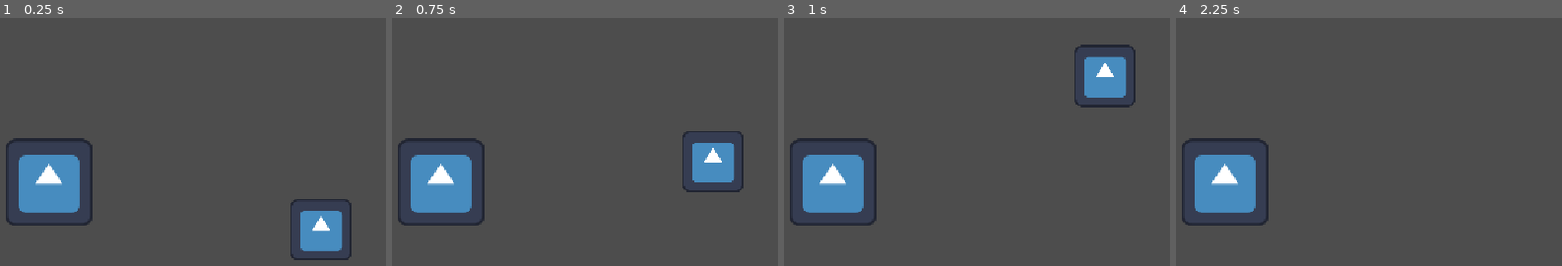
Above: before the commit, frames 1-4 (left to right).
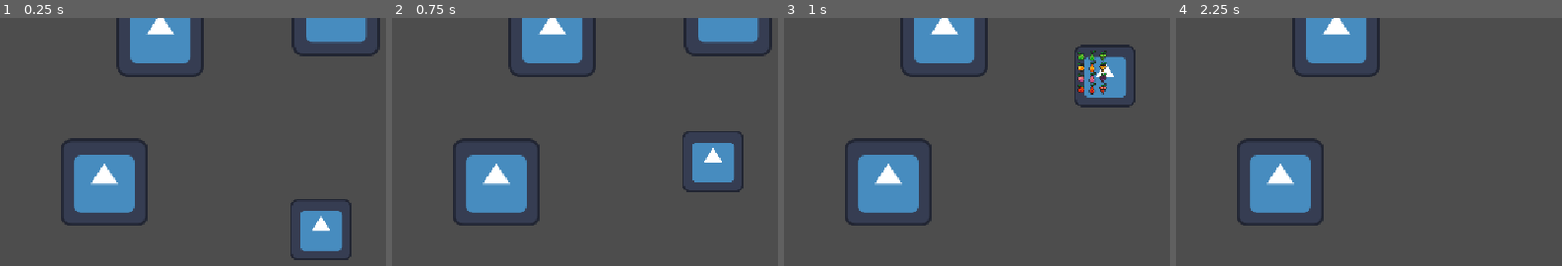
Above: after the commit, the same moments.

Repository: Lennarthuhn/HavenBern
Game: Godot game, scene res://scenes/game.tscn
Two runs of this game, one before a commit and one after it. Both use one fixed random seed, a clock stepped at 60 frames per second and the inputs below. The engine's default icon, where the game draws it, is replaced by a stand-in: a white triangle on a blue panel in a dark square.
Inputs:
- Up to frame 1 (0.25 s): no input
- Up to frame 2 (0.75 s): tap Enter at 0.5 s; hold Up (ui_up) from 0.53 s (still down)
- Up to frame 3 (1 s): keep holding Up (ui_up)
- Up to frame 4 (2.25 s): tap Space at 2 s; release Up (ui_up) at 2.03 s; hold Left (ui_left) from 2.03 s (still down)

The runs differ from the first frame. In frame 1, 14% of the frame differs, in the area x 1-99%, y 0-84%; in frame 2, 14%; in frame 3, 12%; in frame 4, 12%.

Commit message:
hold leaf

Diff:
--- a/haven-bern/scenes/character.tscn
+++ b/haven-bern/scenes/character.tscn
@@ -2,6 +2,7 @@
 
 [ext_resource type="Texture2D" uid="uid://bnae61vdrsuht" path="res://icon.svg" id="1_agfs1"]
 [ext_resource type="Script" uid="uid://bykc8wonlmnfh" path="res://scenes/player.gd" id="1_rkhd4"]
+[ext_resource type="Texture2D" uid="uid://b4xumsfqp3d6n" path="res://fruit.png" id="3_lrhn5"]
 
 [sub_resource type="CircleShape2D" id="CircleShape2D_aj8lo"]
 radius = 38.0
@@ -16,6 +17,12 @@
 [node name="Area2D" type="Area2D" parent="." unique_id=1700495851]
 
 [node name="CollisionShape2D" type="CollisionShape2D" parent="Area2D" unique_id=479282870]
+position = Vector2(3, 1)
 shape = SubResource("CircleShape2D_aj8lo")
 
+[node name="heldleaf" type="Sprite2D" parent="." unique_id=799625448]
+visible = false
+position = Vector2(-11, -6)
+texture = ExtResource("3_lrhn5")
+
 [connection signal="area_entered" from="Area2D" to="." method="_on_area_2d_area_entered"]
--- a/haven-bern/scenes/game.tscn
+++ b/haven-bern/scenes/game.tscn
@@ -9,6 +9,14 @@
 position = Vector2(687, 310)
 
 [node name="Area2D" parent="." unique_id=396048790 instance=ExtResource("2_yqjtg")]
-position = Vector2(289, 241)
+position = Vector2(370, 241)
+
+[node name="Area2D2" parent="." unique_id=136094851 instance=ExtResource("2_yqjtg")]
+position = Vector2(709, -8)
+
+[node name="Area2D3" parent="." unique_id=1192503276 instance=ExtResource("2_yqjtg")]
+position = Vector2(452, 22)
 
 [connection signal="area_entered" from="Area2D" to="character" method="_on_area_2d_area_entered"]
+[connection signal="area_entered" from="Area2D2" to="character" method="_on_area_2d_area_entered"]
+[connection signal="area_entered" from="Area2D3" to="character" method="_on_area_2d_area_entered"]
--- a/haven-bern/scenes/player.gd
+++ b/haven-bern/scenes/player.gd
@@ -14,5 +14,6 @@
 
 
 func _on_area_2d_area_entered(area: Area2D) -> void:
-	if area.is_in_group("leaf"):
+	if area.is_in_group("leaf") and not $heldleaf.visible:
 		area.queue_free()
+		$heldleaf.visible = true
Binary file added: haven-bern/fruit.png
Not shown, added: haven-bern/fruit.png.import
